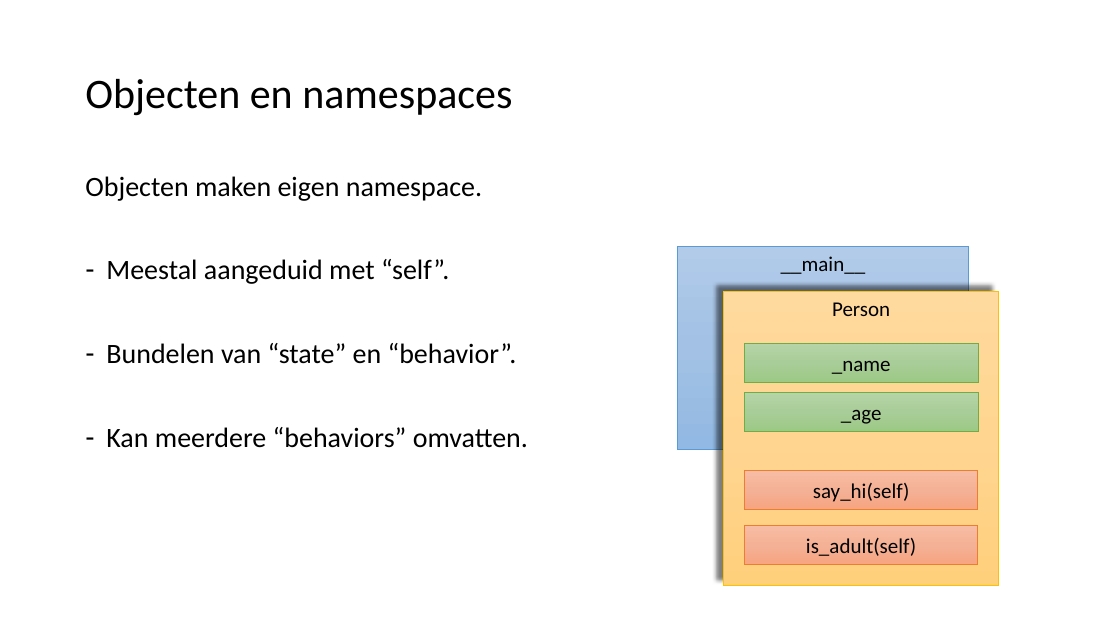
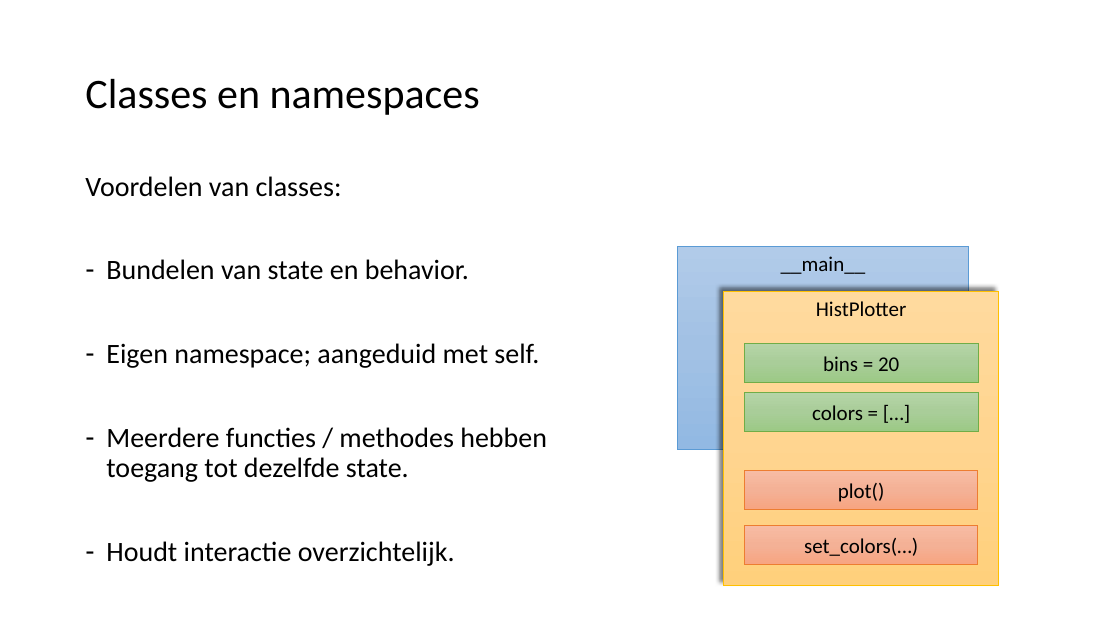
Before and after one commit to LFKoning/knowledge-sharing, a slide deck: slide 9 of objects/python_objects.pptx (slide 8 before the commit). Drawn at 1120x630 pixels with LibreOffice and Linux fonts; fonts in the diff are those of the drawing. Boxes give left, top, right and bottom in pixels: in the first picture for what was removed or moved away, otherwise in the second. Text is boxed around its words. In the diff, an @@ line names an element or a change of style, - is before the commit and + after.

```diff
--- a/objects/python_objects.pptx
+++ b/objects/python_objects.pptx
@@ title at box(85, 79, 480, 115): text changed @@
-Objecten en namespaces
+Classes en namespaces
@@ text at box(85, 176, 547, 566): text changed @@
-Objecten maken eigen namespace.
-– Meestal aangeduid met “self”.
-– Bundelen van “state” en “behavior”.
-– Kan meerdere “behaviors” omvatten.
+Voordelen van classes:
+– Bundelen van state en behavior.
+– Eigen namespace; aangeduid met self.
+– Meerdere functies / methodes hebben toegang tot dezelfde state.
+– Houdt interactie overzichtelijk.
@@ rectangle "HistPlotter" at box(723, 292, 999, 586): shadow changed @@
@@ text in rectangle at box(816, 301, 906, 316): text changed @@
-Person
+HistPlotter
@@ text in rectangle at box(823, 356, 899, 371): text changed @@
-_name
+bins = 20
@@ text in rectangle at box(812, 405, 863, 420): text changed @@
-_age
+colors = […]
@@ text in rectangle at box(838, 483, 885, 502): text changed @@
-say_hi(self)
+plot()
@@ text in rectangle at box(804, 538, 918, 556): text changed @@
-is_adult(self)
+set_colors(…)
```
Also in this commit, not shown: 4 other slides changed, 7 slides added, 3 slides removed, 7 other files.
